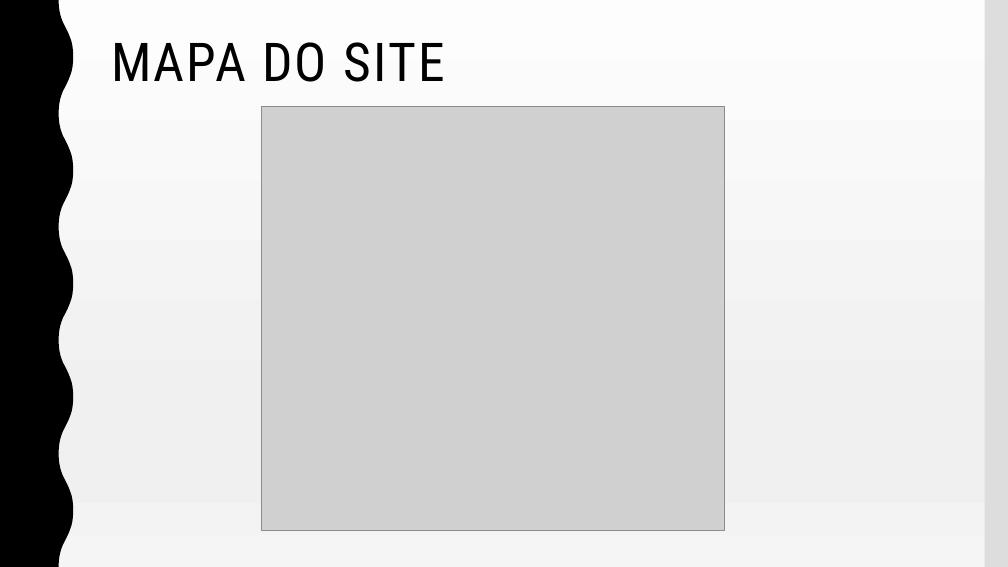
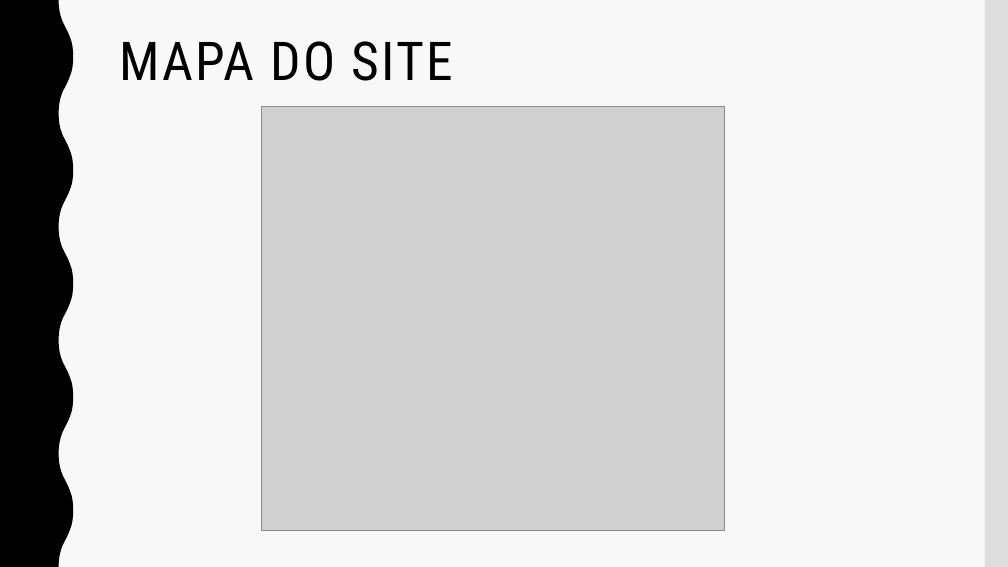
Before and after one commit to lucasdeaquino/TCC-armarios, a slide deck: slide 14 of Ricardo/2 Previaesse.pptx (slide 11 before the commit). Drawn at 1008x567 pixels with LibreOffice and Linux fonts; fonts in the diff are those of the drawing; grey boxes stand for pictures. Boxes give left, top, right and bottom in pixels: in the first picture for what was removed or moved away, otherwise in the second. Text is boxed around its words. In the diff, an @@ line names an element or a change of style, - is before the commit and + after.

```diff
--- a/Ricardo/2 Previaesse.pptx
+++ b/Ricardo/2 Previaesse.pptx
@@ background gradient #FDFDFD to #F0F0F0 to #F5F5F5 to #F8F8F8 @@
@@ title "MAPA DO SITE": place and size @@
-title "MAPA DO SITE" at bbox=[111, 42, 445, 82]
+title "MAPA DO SITE" at bbox=[119, 41, 453, 81]
```
Also in this commit, not shown: 8 other slides changed, 6 slides added, 3 slides removed, 2 other files.
